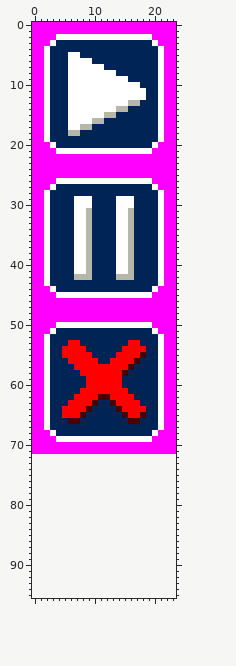
Two versions of one sprite sheet, sprite_png/pomo_menu.png. This is how it looked before the edit.
The file is 24x72 pixels. The old version is drawn lined up with the new one, on the new canvas.
And afterwards:
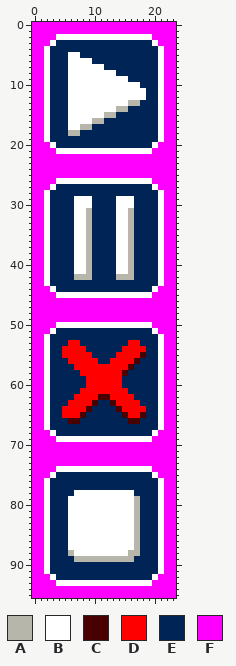
Palette (. is transparent): A #b6b6aa  B #ffffff  C #490000  D #ff0000  E #002455  F #ff00ff
Edits made:
canvas 24x72 -> 24x96
Changed rows in their new state; - is an unchanged pixel.
first column x 0:
72 FFFFFFFFFFFFFFFFFFFFFFFF
73 FFFFFFFFFFFFFFFFFFFFFFFF
74 FFFFBBBBBBBBBBBBBBBBFFFF
75 FFFBEEEEEEEEEEEEEEEEBFFF
76 FFBEEEEEEEEEEEEEEEEEEBFF
77 FFBEEEEEEEEEEEEEEEEEEBFF
78 FFBEEEEBBBBBBBBBBEEEEBFF
79 FFBEEEBBBBBBBBBBBAEEEBFF
80 FFBEEEBBBBBBBBBBBAEEEBFF
81 FFBEEEBBBBBBBBBBBAEEEBFF
82 FFBEEEBBBBBBBBBBBAEEEBFF
83 FFBEEEBBBBBBBBBBBAEEEBFF
84 FFBEEEBBBBBBBBBBBAEEEBFF
85 FFBEEEBBBBBBBBBBBAEEEBFF
86 FFBEEEBBBBBBBBBBBAEEEBFF
87 FFBEEEBBBBBBBBBBBAEEEBFF
88 FFBEEEABBBBBBBBBAAEEEBFF
89 FFBEEEEAAAAAAAAAAEEEEBFF
90 FFBEEEEEEEEEEEEEEEEEEBFF
91 FFBEEEEEEEEEEEEEEEEEEBFF
92 FFFBEEEEEEEEEEEEEEEEBFFF
93 FFFFBBBBBBBBBBBBBBBBFFFF
94 FFFFFFFFFFFFFFFFFFFFFFFF
95 FFFFFFFFFFFFFFFFFFFFFFFF
